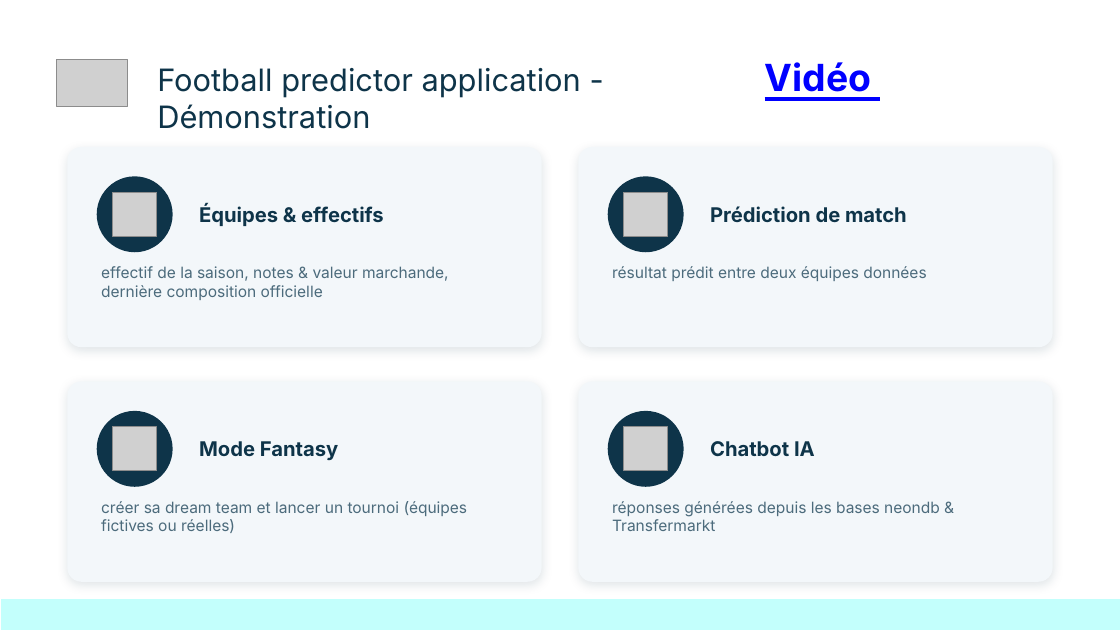
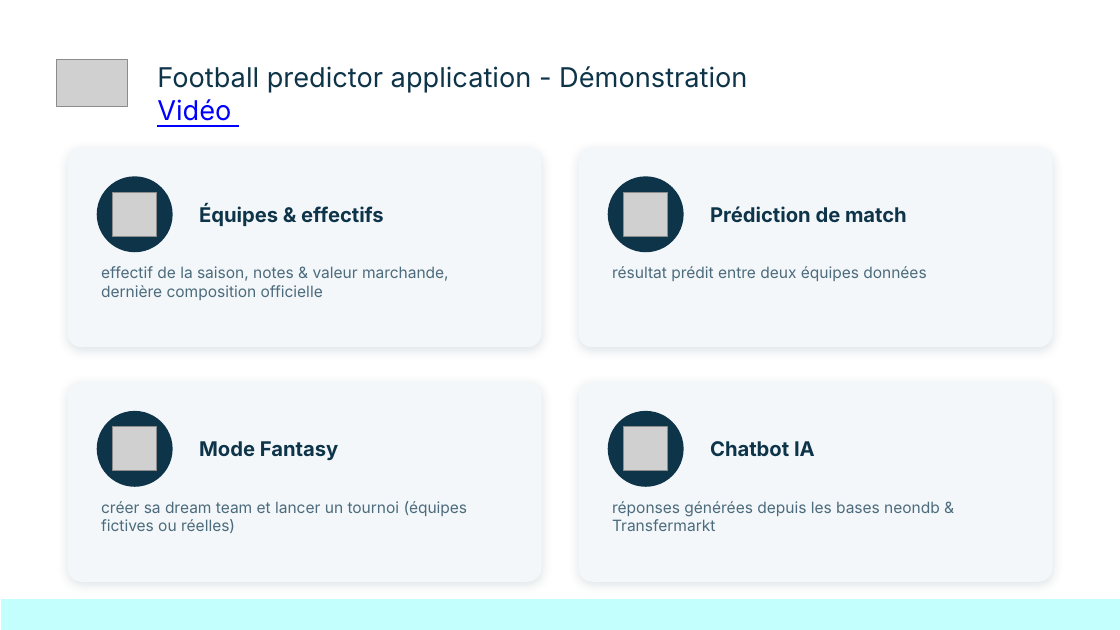
Before and after one commit to kinpintouche-star/football-predictor, a slide deck: slide 5 of docs/FootballPredictorDemoDay20260803.pptx. Drawn at 1120x630 pixels with LibreOffice and Linux fonts; fonts in the diff are those of the drawing; grey boxes stand for pictures; background and template pictures are left out. Boxes give left, top, right and bottom in pixels: in the first picture for what was removed or moved away, otherwise in the second. Text is boxed around its words. In the diff, an @@ line names an element or a change of style, - is before the commit and + after.

```diff
--- a/docs/FootballPredictorDemoDay20260803.pptx
+++ b/docs/FootballPredictorDemoDay20260803.pptx
@@ title at (157, 66, 747, 126): text changed; size 19.8 to 17.5 pt @@
-Football predictor application - Démonstration
+Football predictor application - Démonstration Vidéo
@@ text removed at (765, 62, 872, 99) @@
-Vidéo
```
Also in this commit, not shown: 10 other slides changed.
